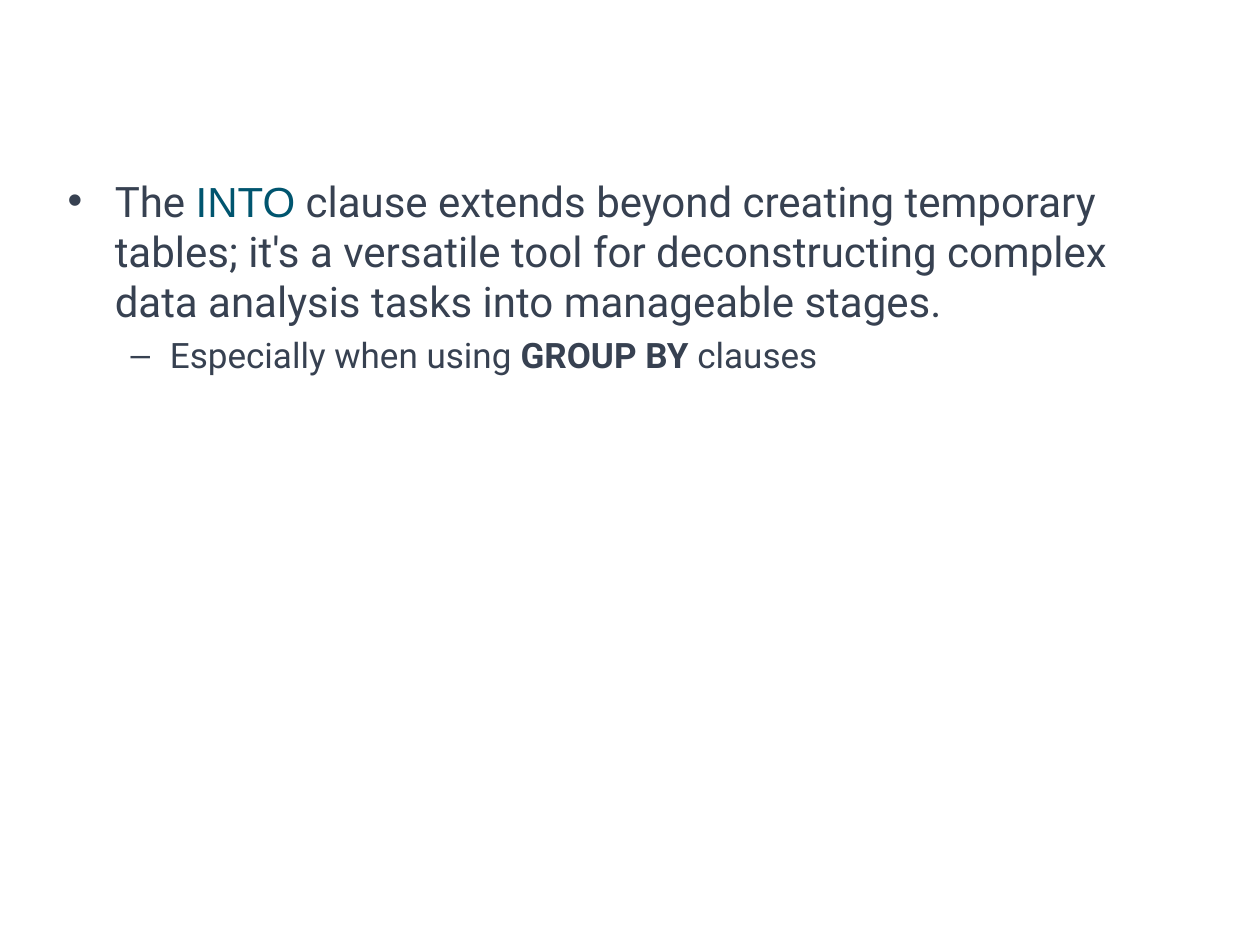
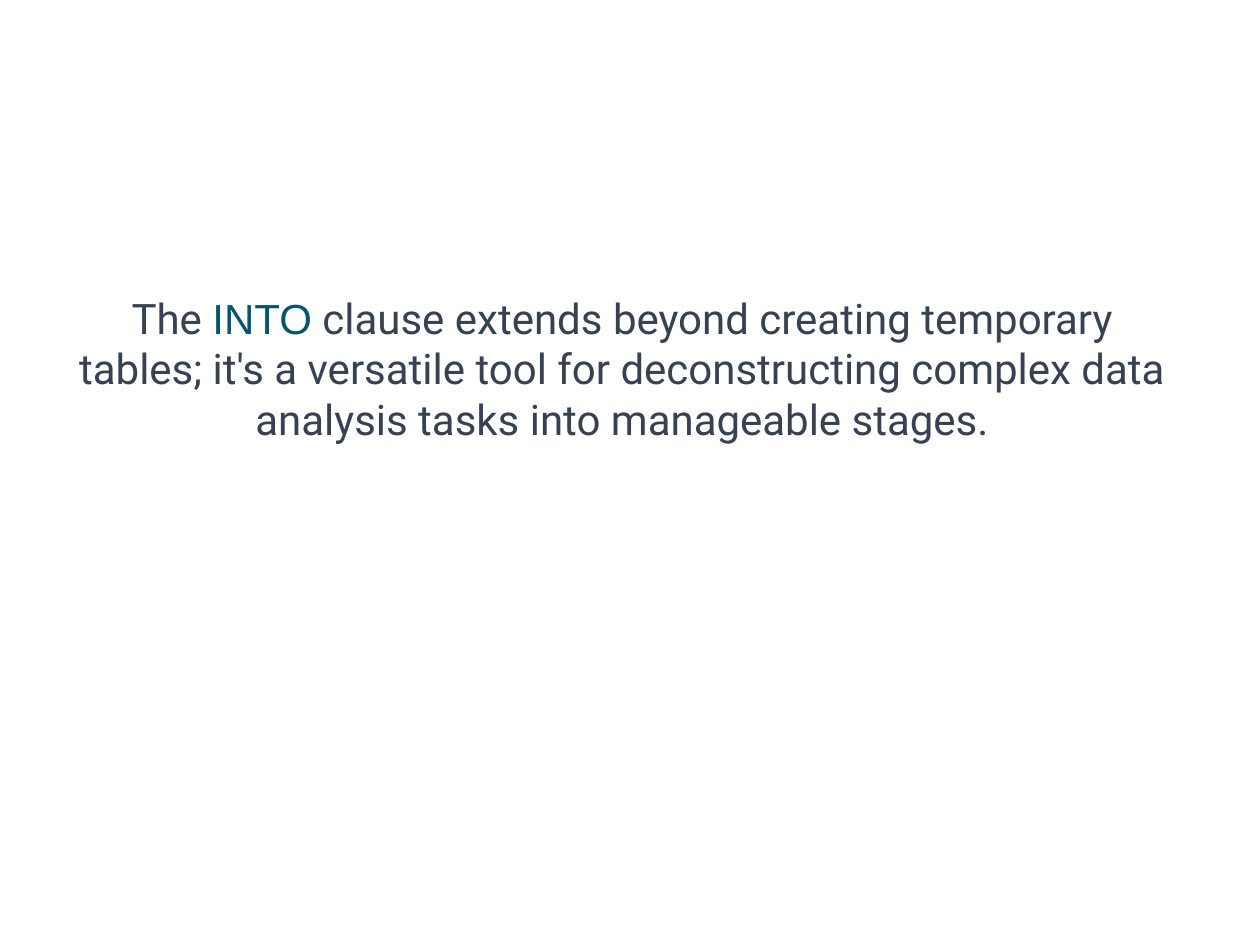
Before and after one commit to a099954/ABC-Program, a slide deck: slide 21 of SQL/Day 5 Temp Tables/Temp Tables SQL.pptx (slide 13 before the commit). Drawn at 1260x945 pixels with LibreOffice and Linux fonts; fonts in the diff are those of the drawing; background and template pictures are left out. Boxes give left, top, right and bottom in pixels: in the first picture for what was removed or moved away, otherwise in the second. Text is boxed around its words. In the diff, an @@ line names an element or a change of style, - is before the commit and + after.

```diff
--- a/SQL/Day 5 Temp Tables/Temp Tables SQL.pptx
+++ b/SQL/Day 5 Temp Tables/Temp Tables SQL.pptx
@@ text "The INTO clause extends beyond ..." at (79, 302, 1164, 444): alignment left to centre; bullet • to none @@
@@ text at (170, 341, 817, 376): paragraph removed @@
-  – Especially when using GROUP BY clauses
```
Also in this commit, not shown: 12 other slides changed, 9 slides added, 1 slide removed, 6 other files.
